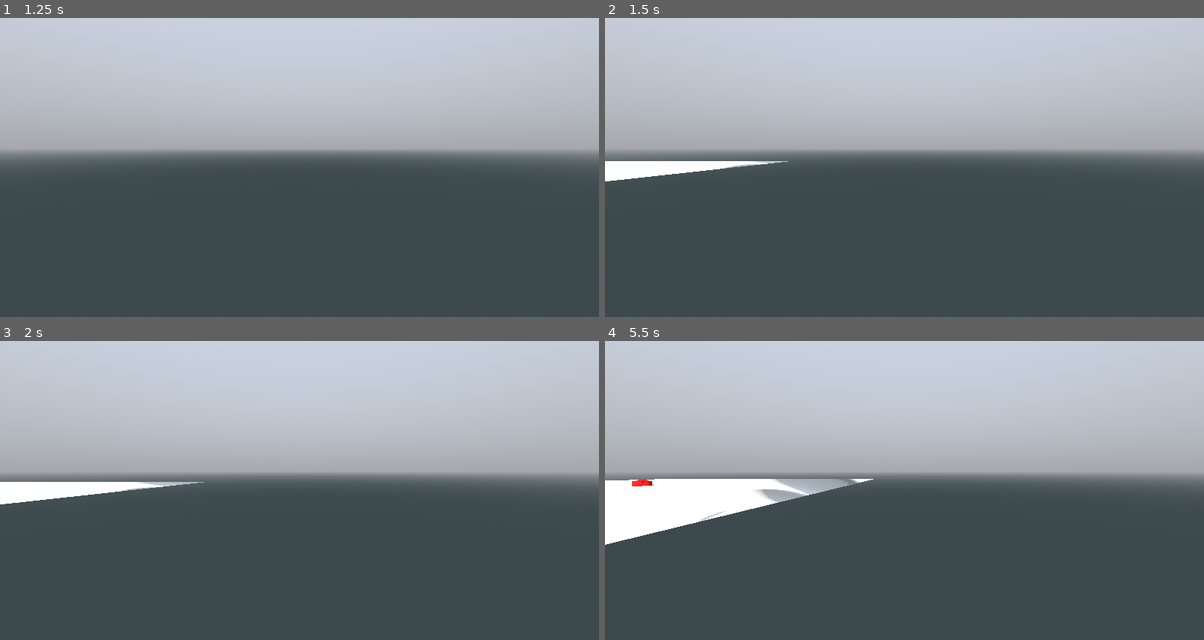
Above: before the commit, frames 1-4 (two rows, left to right).
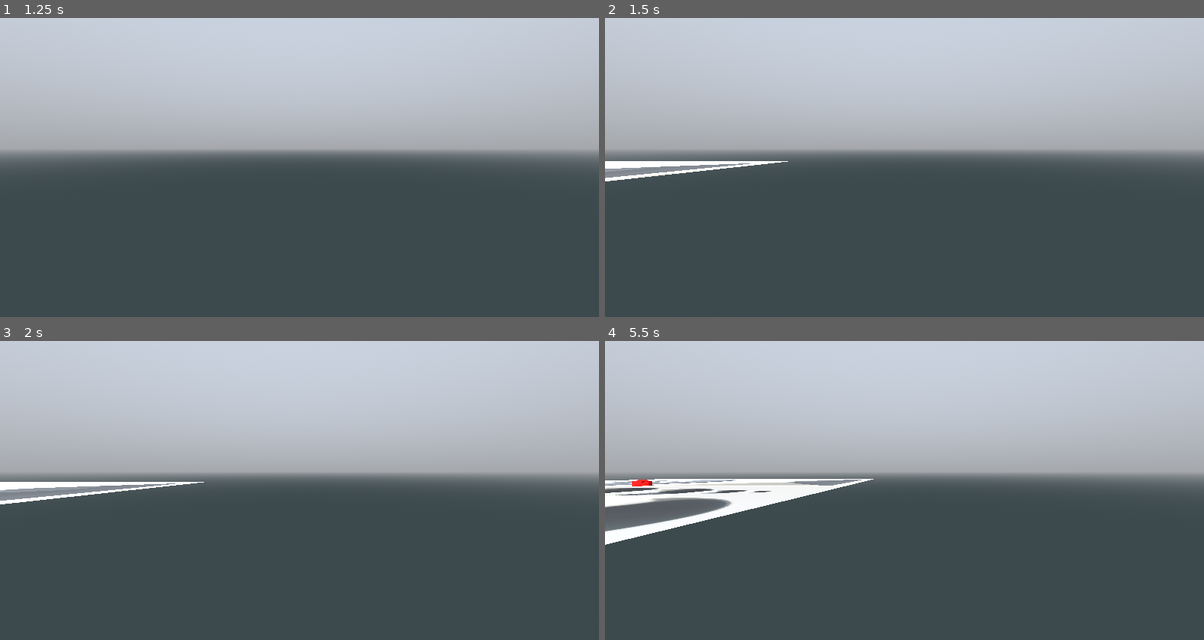
Above: after the commit, the same moments.

Repository: pixerhp/Hatchetflair
Game: Godot game, scene res://topscenes/gameplay_topscene.tscn
The game is run twice, just before and just after one commit, with the same random seed, the same clock (stepped at 60 frames per second) and the same inputs.
Inputs (mouse positions are in pixels of both pictures, inside the frame that each line leads up to):
- Up to frame 1 (1.25 s): tap Enter at 0.5 s; move the mouse to (431, 131) at 0.52 s; hold D (move_right) from 0.53 s (still down); hold Shift (speed_faster) from 0.53 s (still down); click (431, 131) at 0.67 s
- Up to frame 2 (1.5 s): tap Space (move_jump_up) at 1.25 s; move the mouse to (784, 164) at 1.27 s; release D (move_right) at 1.28 s; release Shift (speed_faster) at 1.28 s; hold S (move_backwards) from 1.28 s (still down); tap Ctrl (speed_slower) at 1.35 s
- Up to frame 3 (2 s): keep holding S (move_backwards)
- Up to frame 4 (5.5 s): move the mouse to (964, 397) at 2.02 s; release S (move_backwards) at 2.03 s; hold D (move_right) 2.03-2.78 s; hold Shift (speed_faster) 2.03-2.78 s; move the mouse to (874, 538) at 2.77 s; hold W (move_forwards) 2.78-3.53 s; tap Ctrl (speed_slower) at 2.85, 4.35 s; click (874, 538) at 2.92 s; tap Enter at 3.5 s; move the mouse to (1084, 523) at 3.52 s; hold Shift (speed_faster) 3.53-4.28 s; hold A (move_left) 3.53-5.03 s; move the mouse to (724, 421) at 4.27 s; move the mouse to (934, 472) at 5.02 s; hold S (move_backwards) from 5.03 s (still down); hold Shift (speed_faster) from 5.03 s (still down); click (934, 472) at 5.17 s

Frame 1 is identical in both runs. In frame 2, 0.5% of the frame differs, in the area x 0-31%, y 47-55%; in frame 3, 0.7%; in frame 4, 2.6%, in the area x 0-43%, y 46-64%.

Commit message:
Update shader code

Diff:
--- a/assets/substance_rendering/subst_shader.gdshader
+++ b/assets/substance_rendering/subst_shader.gdshader
@@ -10,11 +10,11 @@
 
 void fragment() {
 	// Called for every pixel the material is visible on.
-	vec4 color = texture(albedo_textures, vec3(SCREEN_UV.xy, 0));
+	vec4 color = texture(albedo_textures, vec3(UV.xy, 0));
 	ALPHA = color.a;
 	ALBEDO = color.rgb;
-	NORMAL_MAP = texture(normal_map_textures, vec3(SCREEN_UV.xy, 1)).rgb;
-	vec4 special = texture(specials_textures, vec3(SCREEN_UV.xy, 1));
+	NORMAL_MAP = texture(normal_map_textures, vec3(UV.xy, 1)).rgb;
+	vec4 special = texture(specials_textures, vec3(UV.xy, 1));
 	METALLIC = special.r;
 	ROUGHNESS = special.g;
 }
